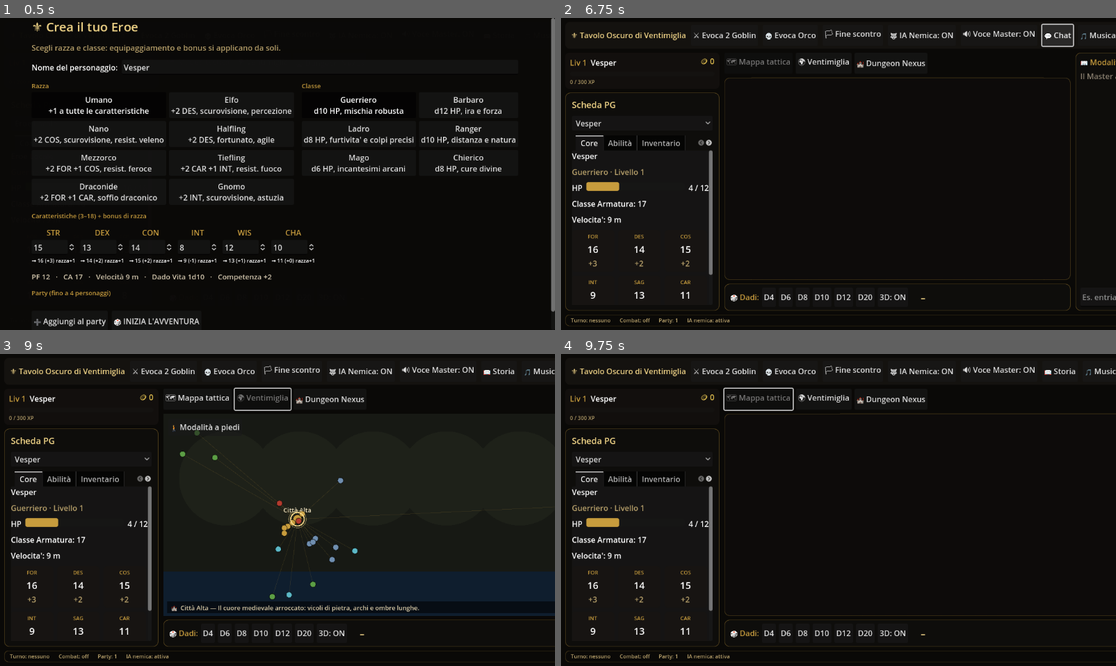
Above: before the commit, frames 1-4 (two rows, left to right).
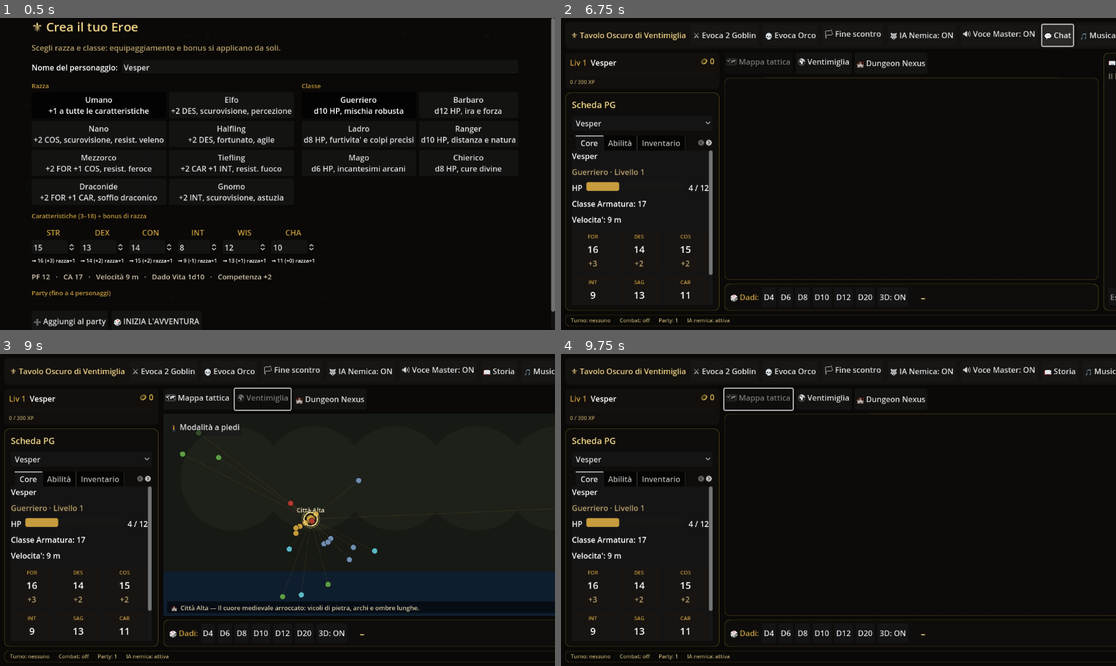
Above: after the commit, the same moments.

Repository: fanaragabriele2-coder/vtt-ventimiglia
Game: Godot game, scene res://main.tscn
Two runs of this game, one before a commit and one after it. Both use one fixed random seed, a clock stepped at 60 frames per second and the inputs below.
Inputs:
- Up to frame 1 (0.5 s): no input
- Up to frame 2 (6.75 s): click "🎲 INIZIA L'AVVENTURA" at 0.5 s; click "⚔ Evoca 2 Goblin" at 1.25 s; click "💀 Evoca Orco" at 2 s; click "🏳 Fine scontro" at 2.75 s; click "🐺 IA Nemica: ON" at 3.5 s; click "🐺 IA Nemica: OFF" at 4.25 s; click "🔊 Voce Master: ON" at 5 s; click "🔇 Voce Master: OFF" at 5.75 s; click "📖 Storia" at 6.5 s
- Up to frame 3 (9 s): click "💬 Chat" at 7.25 s; click "Vesper" at 8 s; click "🌍 Ventimiglia" at 8.75 s
- Up to frame 4 (9.75 s): click "🗺 Mappa tattica" at 9.5 s

Frame 1 is identical in both runs. In frame 2, 0.6% of the frame differs, in the area x 90-100%, y 11-94%; in frame 3, 0.8%, in the area x 35-87%, y 24-79%; in frame 4, less than 0.1%.

Commit message:
Godot: cassetto Strumenti del Master — nebbia manuale, HP dei combattenti, atmosfera
Il pannello da dietro lo schermo del monolite, ora in Godot (toggle "🛠 Strumenti"
in toolbar): i comandi che un DM usa a mano e che l'IA non deve toccare.

- MasterToolsPanel (nuovo overlay a comparsa; da chiuso non aggiorna nulla):
  * NEBBIA: svela tutta la mappa tattica, oppure rimetti la nebbia riscoprendo
    solo attorno ai PG (TacticalMap.svela_tutta_la_nebbia / rinnebbia_tutto).
  * COMBATTENTI: la lista viva dello scontro (HP a colpo d'occhio) con pulsanti
    rapidi −5/+5 HP e 🗑 per togliere un PNG dalla scena. Si aggiorna via i
    signal di CombatManager, ma solo mentre il cassetto e' aperto.
  * ATMOSFERA: forza una scena audio (città/mare/dungeon/battaglia) o "Auto"
    (AmbienceManager.imposta_scena, gia' predisposto).
  Trova la mappa via gruppo "tactical_map": nessun accoppiamento col layout.

- CombatManager.remove_combatant(id): toglie un PNG SENZA ucciderlo (niente
  XP/bottino). Gestisce l'indice del turno — scala se rimosso prima di quello
  corrente, passa al successivo se era il suo, chiude lo scontro se era
  l'ultimo nemico — e non tocca mai i PG del party. Nuovo signal
  combatant_removed, ascoltato da TacticalMap e NexusView per togliere il token.
  Logica degli indici verificata a tavolino (mirror Python, 5 casi).

Co-Authored-By: Claude Opus 4.8 <noreply@anthropic.com>
Claude-Session: https://claude.ai/code/session_01EitiiDafKKu7YfdrUthcuc

Diff:
--- a/godot/scripts/combat/combat_manager.gd
+++ b/godot/scripts/combat/combat_manager.gd
@@ -28,6 +28,9 @@
 signal party_wiped()
 ## La cella di un combattente e' cambiata (la UI mappa si allinea da sola).
 signal combatant_position_changed(combatant_id: String, cell: Vector2i)
+## Un combattente e' stato TOLTO dalla scena dal Master (non ucciso: niente XP/bottino). La UI
+## mappa rimuove il token ascoltando questo signal.
+signal combatant_removed(combatant_id: String)
 
 const MONSTERS_PATH: String = "res://data/monsters.json"
 const PC_PREFIX: String = "pc-"
@@ -562,6 +565,35 @@
 	_positions.erase(combatant_id)
 
 
+## Toglie un PNG dalla scena su ordine del Master (strumento del cassetto): NON e' una morte —
+## niente XP ne' bottino, il nemico semplicemente se ne va (fugge, viene rimosso per errore, ecc.).
+## Non tocca i PG del party (quelli si gestiscono dalla scheda/creazione). Se era il suo turno, si
+## passa al successivo per non lasciare il combattimento appeso su un combattente inesistente.
+func remove_combatant(combatant_id: String) -> bool:
+	var indice: int = -1
+	for i: int in range(_combatants.size()):
+		if _combatants[i]["id"] == combatant_id:
+			indice = i
+			break
+	if indice == -1 or _combatants[indice]["kind"] == "pc":
+		return false
+	var era_suo_turno: bool = _active and indice == _current_turn_index
+	_combatants.remove_at(indice)
+	_positions.erase(combatant_id)
+	if _active and indice < _current_turn_index:
+		_current_turn_index -= 1  # l'ordine si e' accorciato prima del turno corrente
+	combatant_removed.emit(combatant_id)
+	var npc_rimasti: Array = _combatants.filter(func(c: Dictionary) -> bool: return c["kind"] == "npc")
+	if _active and npc_rimasti.is_empty():
+		# tolto l'ultimo nemico: e' comunque una fine dello scontro (senza vittoria "da uccisione")
+		end_combat()
+	elif era_suo_turno:
+		_current_turn_index = _current_turn_index % maxi(1, _combatants.size())
+		var corrente: Dictionary = _combatants[_current_turn_index]
+		turn_changed.emit(String(corrente["id"]), _round)
+	return true
+
+
 ## Distanza Chebyshev in celle tra due combattenti, o -1 se una posizione non e' nota.
 func cell_distance(id_a: String, id_b: String) -> int:
 	if not (_positions.has(id_a) and _positions.has(id_b)):
--- /dev/null
+++ b/godot/scripts/ui/master_tools_panel.gd
@@ -0,0 +1,203 @@
+class_name MasterToolsPanel
+extends PanelContainer
+## Cassetto "🛠 Strumenti" del Master (porting del pannello omonimo del monolite) — i comandi da
+## dietro lo schermo, quelli che un DM usa a mano e che l'IA non deve toccare:
+## - NEBBIA: svela tutta la mappa tattica o rimetti la nebbia (riscoprendo solo attorno ai PG);
+## - COMBATTENTI: la lista viva dello scontro con HP a colpo d'occhio e pulsanti rapidi
+##   −5/+5 HP e 🗑 (togli il PNG dalla scena: NON e' una morte, niente XP/bottino);
+## - ATMOSFERA: forza una scena audio (città/mare/dungeon/battaglia) o rimetti l'automatico.
+##
+## E' un overlay a comparsa (toggle dal pulsante 🛠 in toolbar): da chiuso non aggiorna nulla.
+## Trova la mappa tattica via gruppo "tactical_map" (nessun accoppiamento diretto col layout).
+
+const SCENE_AUDIO: Array[Array] = [
+	["🏙 Città", "citta"], ["🌊 Mare", "mare"],
+	["🕯 Dungeon", "dungeon"], ["⚔ Battaglia", "battaglia"], ["🔄 Auto", ""],
+]
+
+var _lista_combattenti: VBoxContainer
+
+
+func _ready() -> void:
+	visible = false
+	custom_minimum_size = Vector2(300, 0)
+	_apply_style()
+	_build_ui()
+	CombatManager.combat_started.connect(_ricostruisci_lista)
+	CombatManager.combat_ended.connect(_ricostruisci_lista)
+	# Qualunque cambiamento nel roster o negli HP ridisegna la lista (solo se il cassetto e' aperto).
+	CombatManager.combatant_added.connect(_su_evento_combattente)
+	CombatManager.combatant_removed.connect(_su_evento_combattente)
+	CombatManager.combatant_damaged.connect(_su_evento_combattente)
+	CombatManager.combatant_healed.connect(_su_evento_combattente)
+	CombatManager.combatant_defeated.connect(_su_evento_combattente)
+
+
+## Un signal di CombatManager (con firme diverse) ridisegna la lista: gli argomenti non servono,
+## la lista si rilegge sempre intera da get_state — un solo handler variadico per tutti.
+func _su_evento_combattente(_a: Variant = null, _b: Variant = null, _c: Variant = null) -> void:
+	_ricostruisci_lista()
+
+
+## Apre/chiude il cassetto. All'apertura ricostruisce la lista (mentre era chiuso non l'aggiornava).
+func alterna() -> void:
+	visible = not visible
+	if visible:
+		_ricostruisci_lista()
+
+
+# --- Azioni ---
+
+func _mappa_tattica() -> TacticalMap:
+	return get_tree().get_first_node_in_group("tactical_map") as TacticalMap
+
+
+func _svela_nebbia() -> void:
+	var mappa: TacticalMap = _mappa_tattica()
+	if mappa:
+		mappa.svela_tutta_la_nebbia()
+		GameState.announce("🛠 Il Master svela tutta la mappa tattica.")
+
+
+func _rinnebbia() -> void:
+	var mappa: TacticalMap = _mappa_tattica()
+	if mappa:
+		mappa.rinnebbia_tutto()
+		GameState.announce("🛠 Il Master rimette la nebbia di guerra.")
+
+
+func _forza_scena_audio(nome: String) -> void:
+	AmbienceManager.imposta_scena(nome)
+
+
+func _danno_rapido(combatant_id: String) -> void:
+	CombatManager.apply_damage_to_combatant(combatant_id, 5, CombatManager.pc_attivo_id())
+
+
+func _cura_rapida(combatant_id: String) -> void:
+	CombatManager.heal_combatant(combatant_id, 5)
+
+
+func _togli(combatant_id: String, nome: String) -> void:
+	if CombatManager.remove_combatant(combatant_id):
+		GameState.announce("🛠 %s viene tolto dalla scena dal Master." % nome)
+
+
+# --- Lista viva dei combattenti ---
+
+func _ricostruisci_lista() -> void:
+	if not visible:
+		return
+	for figlio: Node in _lista_combattenti.get_children():
+		figlio.queue_free()
+	var combattenti: Array = CombatManager.get_state()["combatants"]
+	if combattenti.is_empty():
+		var vuoto := Label.new()
+		vuoto.text = "Nessun combattente in scena."
+		vuoto.add_theme_color_override("font_color", Color(0.6, 0.56, 0.5))
+		_lista_combattenti.add_child(vuoto)
+		return
+	for c: Dictionary in combattenti:
+		_lista_combattenti.add_child(_riga_combattente(c))
+
+
+func _riga_combattente(c: Dictionary) -> HBoxContainer:
+	var riga := HBoxContainer.new()
+	riga.add_theme_constant_override("separation", 4)
+	var e_pc: bool = String(c.get("kind", "")) == "pc"
+	var abbattuto: bool = bool(c.get("defeated", false))
+
+	var nome := Label.new()
+	var hp: String = "%d/%d" % [int(c["hitPoints"]), int(c["maxHitPoints"])]
+	nome.text = "%s %s  (%s)" % ["🛡" if e_pc else "☠", String(c["name"]), hp]
+	nome.add_theme_font_size_override("font_size", 12)
+	nome.add_theme_color_override(
+		"font_color", Color(0.55, 0.52, 0.48) if abbattuto else Color(0.9, 0.85, 0.72))
+	nome.size_flags_horizontal = Control.SIZE_EXPAND_FILL
+	riga.add_child(nome)
+
+	riga.add_child(_mini_btn("−5", _danno_rapido.bind(String(c["id"])), Color(0.7, 0.3, 0.28)))
+	riga.add_child(_mini_btn("+5", _cura_rapida.bind(String(c["id"])), Color(0.3, 0.55, 0.35)))
+	if not e_pc:
+		# Solo i PNG si tolgono dalla scena: i PG del party si gestiscono da scheda/creazione.
+		var togli := _togli.bind(String(c["id"]), String(c["name"]))
+		riga.add_child(_mini_btn("🗑", togli, Color(0.4, 0.36, 0.34)))
+	return riga
+
+
+func _mini_btn(testo: String, azione: Callable, tinta: Color) -> Button:
+	var b := Button.new()
+	b.text = testo
+	b.custom_minimum_size = Vector2(34, 30)
+	b.add_theme_color_override("font_color", Color(0.95, 0.93, 0.88))
+	var sb := StyleBoxFlat.new()
+	sb.bg_color = tinta
+	sb.set_corner_radius_all(6)
+	b.add_theme_stylebox_override("normal", sb)
+	b.pressed.connect(azione)
+	return b
+
+
+# --- Costruzione UI ---
+
+func _build_ui() -> void:
+	var col := VBoxContainer.new()
+	col.add_theme_constant_override("separation", 8)
+	add_child(col)
+
+	var titolo := Label.new()
+	titolo.text = "🛠 Strumenti del Master"
+	titolo.add_theme_font_size_override("font_size", 15)
+	titolo.add_theme_color_override("font_color", Color(0.94, 0.83, 0.53))
+	col.add_child(titolo)
+
+	col.add_child(_sezione("Nebbia di guerra"))
+	var riga_fog := HBoxContainer.new()
+	riga_fog.add_theme_constant_override("separation", 6)
+	riga_fog.add_child(_btn_largo("👁 Svela mappa", _svela_nebbia))
+	riga_fog.add_child(_btn_largo("🌫 Rinnebbia", _rinnebbia))
+	col.add_child(riga_fog)
+
+	col.add_child(_sezione("Atmosfera (forza scena)"))
+	var griglia_audio := GridContainer.new()
+	griglia_audio.columns = 3
+	griglia_audio.add_theme_constant_override("h_separation", 4)
+	griglia_audio.add_theme_constant_override("v_separation", 4)
+	for voce: Array in SCENE_AUDIO:
+		griglia_audio.add_child(_btn_largo(String(voce[0]), _forza_scena_audio.bind(String(voce[1]))))
+	col.add_child(griglia_audio)
+
+	col.add_child(_sezione("Combattenti in scena"))
+	_lista_combattenti = VBoxContainer.new()
+	_lista_combattenti.add_theme_constant_override("separation", 3)
+	col.add_child(_lista_combattenti)
+
+
+func _sezione(testo: String) -> Label:
+	var l := Label.new()
+	l.text = testo
+	l.add_theme_font_size_override("font_size", 12)
+	l.add_theme_color_override("font_color", Color(0.78, 0.61, 0.24))
+	return l
+
+
+func _btn_largo(testo: String, azione: Callable) -> Button:
+	var b := Button.new()
+	b.text = testo
+	b.custom_minimum_size = Vector2(0, 36)
+	b.size_flags_horizontal = Control.SIZE_EXPAND_FILL
+	b.pressed.connect(azione)
+	return b
+
+
+func _apply_style() -> void:
+	var sb := StyleBoxFlat.new()
+	sb.bg_color = Color(0.07, 0.062, 0.052, 0.98)
+	sb.border_color = Color(0.78, 0.61, 0.24, 0.4)
+	sb.set_border_width_all(1)
+	sb.set_corner_radius_all(10)
+	sb.content_margin_left = 12
+	sb.content_margin_right = 12
+	sb.content_margin_top = 10
+	sb.content_margin_bottom = 10
+	add_theme_stylebox_override("panel", sb)
--- a/godot/scripts/ui/nexus_view.gd
+++ b/godot/scripts/ui/nexus_view.gd
@@ -43,6 +43,7 @@
 	# senza che AIBridge conosca il Nexus. Alla morte, il token sparisce.
 	CombatManager.combatant_added.connect(_on_combatant_added)
 	CombatManager.combatant_defeated.connect(_on_combatant_defeated)
+	CombatManager.combatant_removed.connect(_on_combatant_removed)
 	# Hook esplicito per il Master IA: "spawna sulla cella X" (il token nasce comunque da combatant_added).
 	EventBus.nexus_spawn_requested.connect(_on_spawn_requested)
 	# Politica d'input del tavolo (selezione centralizzata) + modalita' Master.
@@ -291,6 +292,11 @@
 	_map.rimuovi_token(combatant_id)
 
 
+## Un PNG tolto dal Master (cassetto Strumenti): stessa pulizia del token di quando cade.
+func _on_combatant_removed(combatant_id: String) -> void:
+	_on_combatant_defeated(combatant_id, "")
+
+
 ## Hook per il Master IA: chiede lo spawn su una cella precisa. Il token nasce da _on_combatant_added
 ## (add_npc lo emette): qui si aggiunge solo, dopo, il riposizionamento sulla cella richiesta.
 func _on_spawn_requested(monster_id: String, cell: Vector2i) -> void:
--- a/godot/scripts/ui/tactical_map.gd
+++ b/godot/scripts/ui/tactical_map.gd
@@ -57,10 +57,12 @@
 func _ready() -> void:
 	size_flags_horizontal = Control.SIZE_EXPAND_FILL
 	size_flags_vertical = Control.SIZE_EXPAND_FILL
+	add_to_group("tactical_map")  # il cassetto Strumenti del Master trova la mappa da qui
 	_apply_dark_style_border()
 	CombatManager.combat_started.connect(_on_combat_started)
 	CombatManager.combatant_added.connect(_on_combatant_added)
 	CombatManager.combatant_defeated.connect(_on_combatant_defeated)
+	CombatManager.combatant_removed.connect(_on_combatant_defeated)  # stessa pulizia del token
 	CombatManager.turn_changed.connect(_on_turn_changed)
 	CombatManager.combat_ended.connect(_on_combat_ended)
 	# L'IA nemica (o qualunque altro sistema) puo' spostare un combattente SENZA passare dal click
@@ -291,6 +293,25 @@
 
 
 # --- Nebbia di guerra ---
+
+## Strumento del Master: svela TUTTA la mappa (rivela ogni cella). Utile per mostrare l'ambiente
+## quando la scena e' finita o per un colpo d'occhio da dietro lo schermo.
+func svela_tutta_la_nebbia() -> void:
+	for y: int in range(GRID_ROWS):
+		for x: int in range(GRID_COLS):
+			_revealed["%d,%d" % [x, y]] = true
+	queue_redraw()
+
+
+## Strumento del Master: rimette la nebbia ovunque, poi riscopre solo attorno ai PG (com'era a
+## inizio scena). Non toglie la vista al party, la "resetta".
+func rinnebbia_tutto() -> void:
+	_revealed.clear()
+	for id: String in _tokens.keys():
+		if _tokens[id]["kind"] == "pc":
+			_reveal_around(_tokens[id]["cell"], FOG_REVEAL_RADIUS)
+	queue_redraw()
+
 
 func _reveal_around(cell: Vector2i, radius: int) -> void:
 	for dy: int in range(-radius, radius + 1):
--- a/godot/scripts/ui/vtt_main.gd
+++ b/godot/scripts/ui/vtt_main.gd
@@ -16,6 +16,7 @@
 var _dadi_telefono_btn: Button
 var _storia_btn: Button
 var _musica_btn: Button
+var _master_tools: MasterToolsPanel
 var _chat_panel: MasterChatPanel
 var _nlp_panel: NlpUiController
 var _background_dialog: FileDialog
@@ -135,6 +136,14 @@
 
 	# Overlay di debug (F3): FPS, VRAM, stato macchina e statistiche del culling in tempo reale.
 	add_child(DebugOverlay.new())
+
+	# Cassetto Strumenti del Master: overlay a comparsa in alto a destra (toggle dal pulsante 🛠).
+	_master_tools = MasterToolsPanel.new()
+	_master_tools.set_anchors_preset(Control.PRESET_TOP_RIGHT)
+	_master_tools.grow_horizontal = Control.GROW_DIRECTION_BEGIN
+	_master_tools.offset_top = 62
+	_master_tools.offset_right = -12
+	add_child(_master_tools)
 
 
 func _build_toolbar() -> PanelContainer:
@@ -171,6 +180,7 @@
 	row.add_child(_storia_btn)
 	_musica_btn = _toolbar_button("🎵 Musica: ON", _toggle_musica)
 	row.add_child(_musica_btn)
+	row.add_child(_toolbar_button("🛠 Strumenti", _toggle_strumenti_master))
 	row.add_child(_toolbar_button("🖼 Sfondo mappa", _choose_map_background))
 	_dadi_telefono_btn = _toolbar_button("📱 Dadi: OFF", _toggle_dice_server)
 	row.add_child(_dadi_telefono_btn)
@@ -235,6 +245,11 @@
 	_storia_btn.text = "💬 Chat" if storia_attiva else "📖 Storia"
 
 
+## Apre/chiude il cassetto Strumenti del Master (nebbia manuale, HP dei combattenti, atmosfera).
+func _toggle_strumenti_master() -> void:
+	_master_tools.alterna()
+
+
 ## Accende/spegne l'atmosfera procedurale (vento/onde/drone/tamburi, scelta dagli eventi).
 func _toggle_musica() -> void:
 	AmbienceManager.imposta_attiva(not AmbienceManager.is_attiva())
Not shown, changed: godot/README.md
